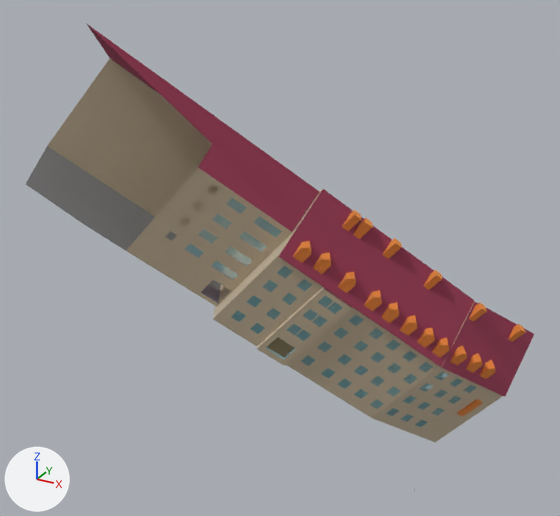
The glTF model samples/1.1/3dcitydb_shaders_ingolstadt/content/3_3_6.glb as it was, and as the next commit left it.
One viewpoint serves both versions: a camera (50 mm lens) standing at (206.4, -63.5, 464.7) and looking at (163.5, 14.5, 425.6). Lighting does not change. The marker at lower left points along +X, +Y and +Z. The first picture is the older version. Where no turn or scale is listed for an object, it has been applied to the vertices. Vertices at exactly the same position are counted once.
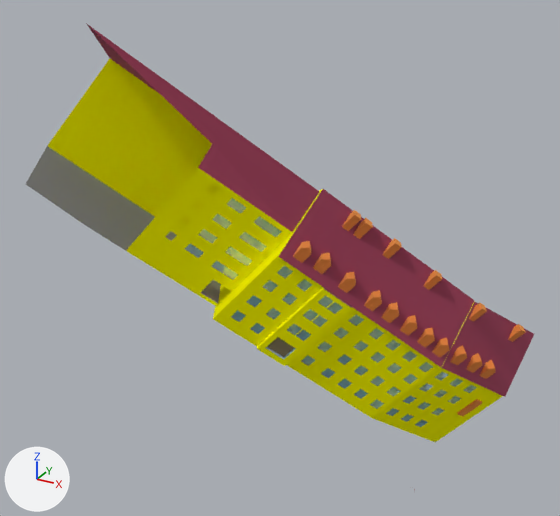
The newer file is also turned or shifted as a whole; pictures and numbers use the older file's frame.

Where the change shows, as pixel boxes [x1, y1, x2, y2] in the pictures (560 x 516 px; the box of a moved part takes in the faces that stretch with it):
```json
{"object": "mesh", "change": "recoloured, surface changed", "before": [46, 56, 505, 442], "after": [46, 56, 505, 442]}
{"part": 1, "of": "me_mesh", "change": "moved or reshaped", "before": [218, 208, 291, 264], "after": [218, 208, 291, 264]}
{"part": 2, "of": "me_mesh", "change": "recoloured", "before": [48, 59, 503, 442], "after": [48, 59, 503, 442]}
```

Edits to the scene script, one JSON object a line:
```json
{"op": "set", "path": "mat_material_7.base_color", "old": "(0.769, 0.69, 0.561)", "new": "(0.494, 0.827, 0.867)", "note": "pale yellow #e3d8c5 -> cyan #bbebef"}
{"op": "set", "path": "mat_material_7.alpha", "old": "1.0", "new": "0.4"}
{"op": "set", "path": "mat_material_8.base_color", "old": "(0.494, 0.827, 0.867)", "new": "(1.0, 1.0, 0.0)", "note": "cyan #bbebef -> yellow #ffff00"}
{"op": "set", "path": "mat_material_8.alpha", "old": "0.4", "new": "1.0"}
{"block": "me_mesh", "where": "me_mesh.from_pydata(...)  # 6817 vertices, 14330 faces; spans x 137.7..192.3, y -4.6..35.3, z 396.5..454.9"}
{"block": "me_mesh", "where": "# used by ob_mesh; location = (0.0, 0.0, 0.0)"}
{"block": "me_mesh", "change": "me_mesh part 1: 4 vertices moved within x 163.3..164.8, y 7.3..8.1, z 427.7..433.8; 1 vertex removed from x 169.0, y 8.9, z 428.8; 1 vertex added at x 169.1, y 8.9, z 428.8"}
{"block": "me_mesh", "change": "me_mesh part 2: 506 faces spanning x 137.7..192.3, y 1.2..35.3, z 396.5..450.2 switch from mat_material_7 (pale yellow #e3d8c5) to mat_material_8 (yellow #ffff00)"}
```
